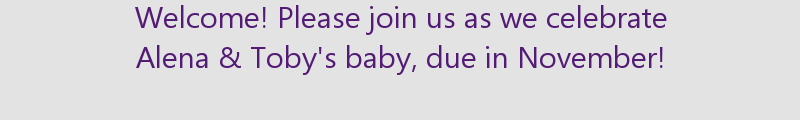
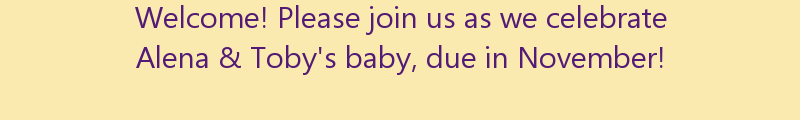
Two versions of the same layered image (800x120). Layer-by-layer changes:
added layer "New Layer" above "Background" over 0, 0, 800, 120
